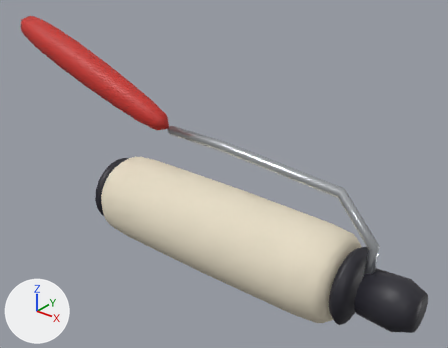
An edit to the glTF model assets/models/roller.glb, drawn before and after from the same camera.
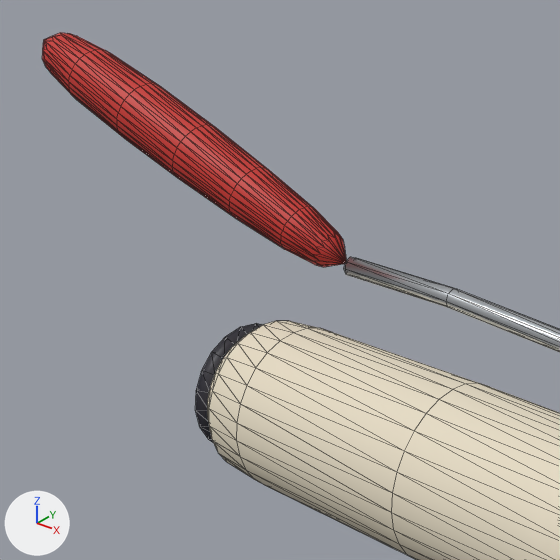
Each version is shown whole from a camera (50 mm lens) standing at (0.317, -0.392, 0.346) and looking at (-0.01, 0.017, 0.093), then close up on the part from 0% to 61% of the width and 0% to 79% of the height. Lighting does not change. The marker at lower left points along +X, +Y and +Z. The last two pictures show the newer version. The close-ups show mesh edges as thin lines. Where no turn or scale is listed for an object, it has been applied to the vertices. Vertices at exactly the same position are counted once.

In view in the first close-up: 'roller'.
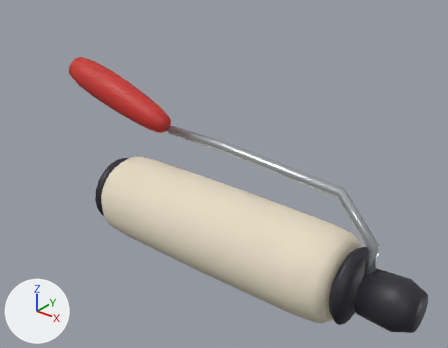
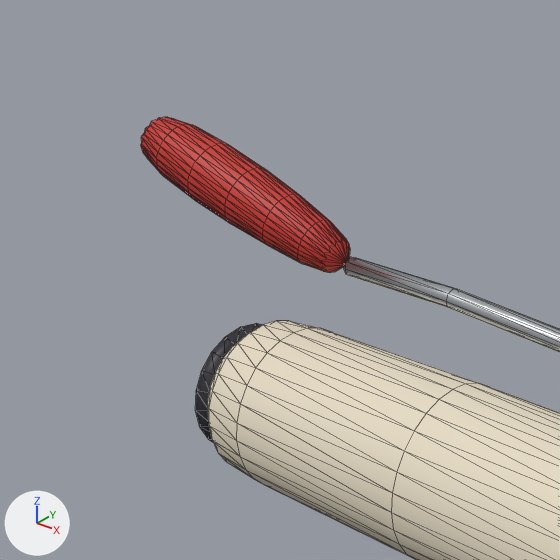
The edits, one by one:
me_roll is used by ob_roller; location (0.0, 0.0, 0.043).
me_roll had 632 vertices, 1236 faces and spanned x -0.277..0.195, y -0.043..0.043, z -0.043..0.167.
me_roll now has 632 vertices, 1236 faces and spans x -0.198..0.195, y -0.043..0.043, z -0.043..0.135.
me_roll part 1: the loose piece of 198 vertices spanning x -0.277..-0.062, y -0.016..0.016, z 0.083..0.167 is multiplied about its middle by the matrix ((0.656, 0.0, 0.066), (0.0, 1.0, 0.0), (0.15, 0.0, 0.965)), then moved by (0.039, 0.0, -0.017).

Where the change shows, as pixel boxes [x1, y1, x2, y2] in the close-ups (560 x 560 px; the box of a moved part takes in the faces that stretch with it):
'roller', reshaped
    before: [42, 33, 560, 560]
    after: [141, 117, 560, 560]
part 1 of me_roll, moved or reshaped
    before: [42, 33, 346, 267]
    after: [141, 117, 350, 272]
